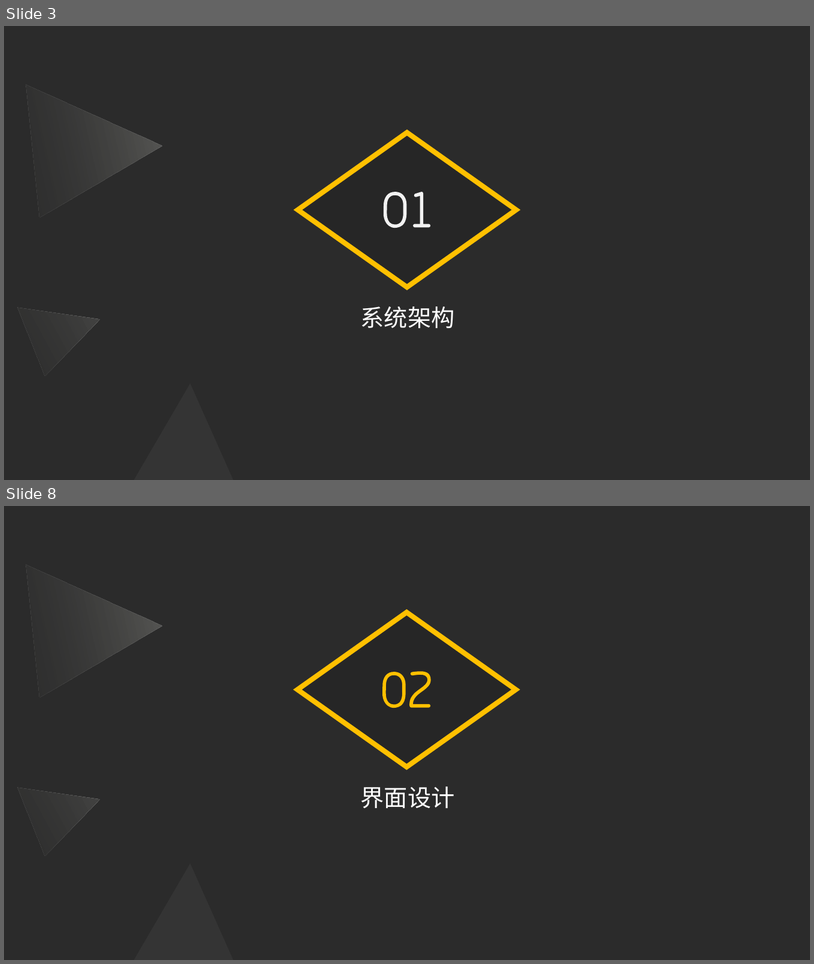
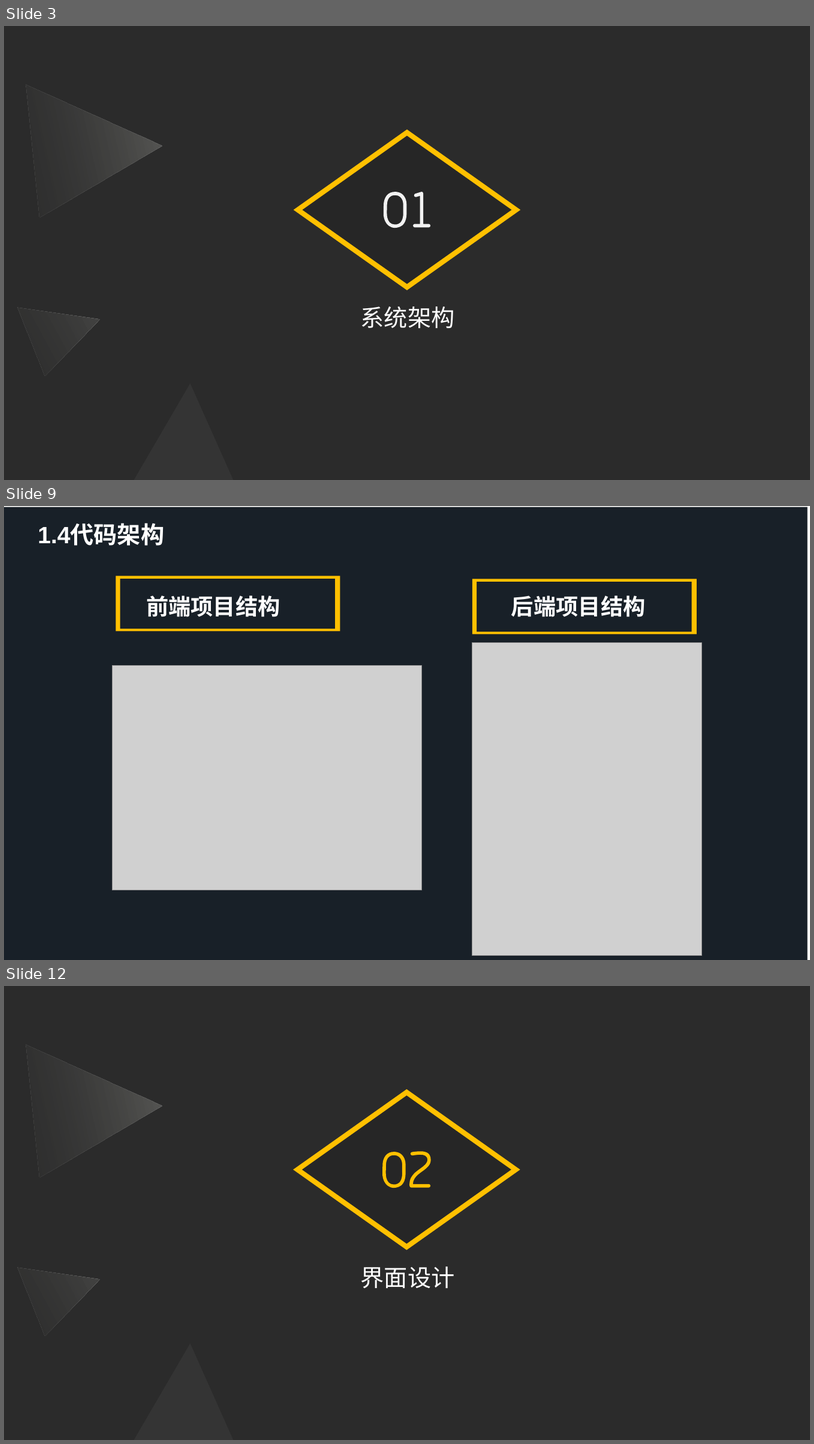
Before and after one commit to Software-Training/Development-steps, a slide deck: 项目架构与框架.pptx. Shown one above the other, each under a label of ours: slides 3 and 8 before the commit, slides 3, 9 and 12 after it; the slides between them are not shown. The pictures are 814x964 and 814x1444 pixels, drawn with LibreOffice and Linux fonts; fonts in the diff are those of the drawing; grey boxes stand for pictures; background and template pictures are left out; a plain dark background stands for a picture behind light text. Boxes give left, top, right and bottom in pixels: in the first picture for what was removed or moved away, otherwise in the second. Text is boxed around its words. In the diff, an @@ line names an element or a change of style, - is before the commit and + after.

Commit message:
lcc commit 项目架构

```diff
--- a/项目架构与框架.pptx
+++ b/项目架构与框架.pptx
@@ slide 9 added at (4, 506, 810, 960), background #FCFBF9 @@
@@ rectangle added at (4, 507, 808, 960), fill #182028 @@
@@ text added at (38, 525, 164, 546), 28 pt, text #FFFFFF, bold @@
+1.4代码架构
@@ freeform shape added at (116, 576, 341, 631), fill #FFC000 @@
@@ text added at (146, 595, 280, 617), 26.7 pt, text #FFFFFF, bold @@
+前端项目结构
@@ freeform shape added at (473, 579, 697, 634), fill #FFC000 @@
@@ text added at (512, 595, 645, 617), 26.7 pt, text #FFFFFF, bold @@
+后端项目结构
@@ picture added at (473, 643, 703, 955) @@
@@ picture added at (112, 666, 423, 890) @@
@@ what was slide 8 is now slide 12 @@
```
Also in this commit, not shown: 4 slides changed, 7 other slides added, 4 slides removed.
